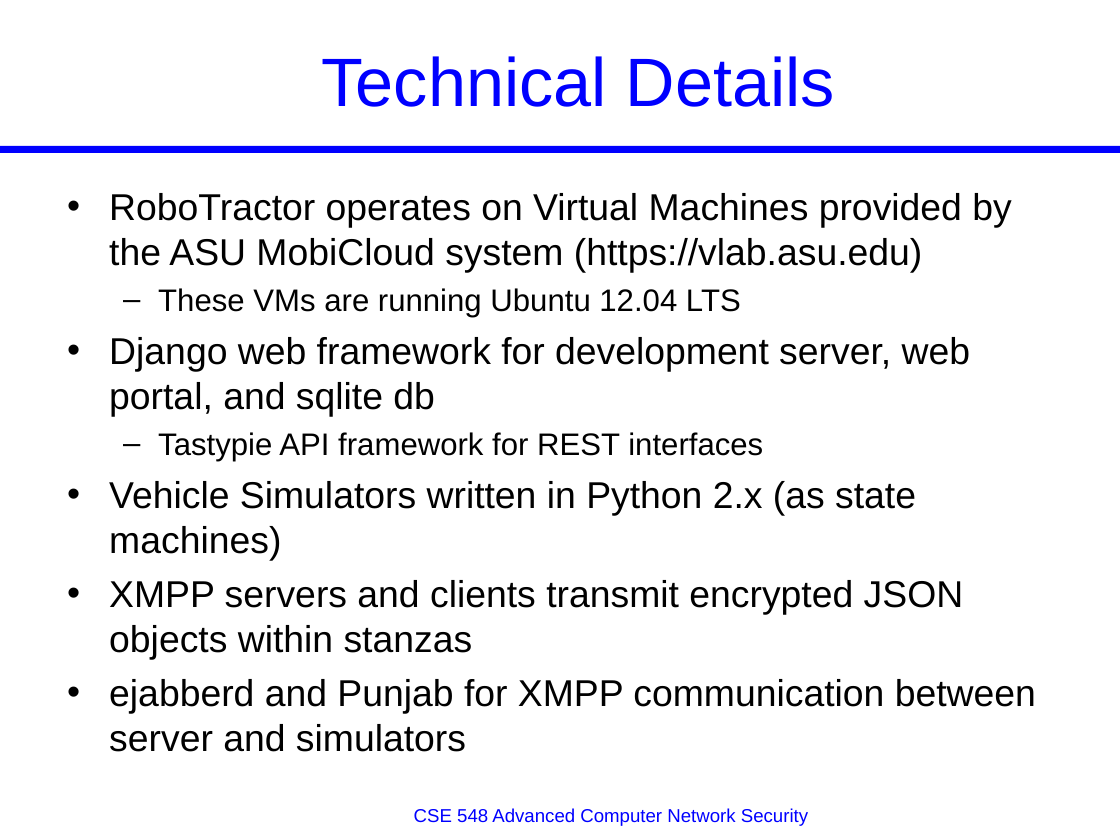
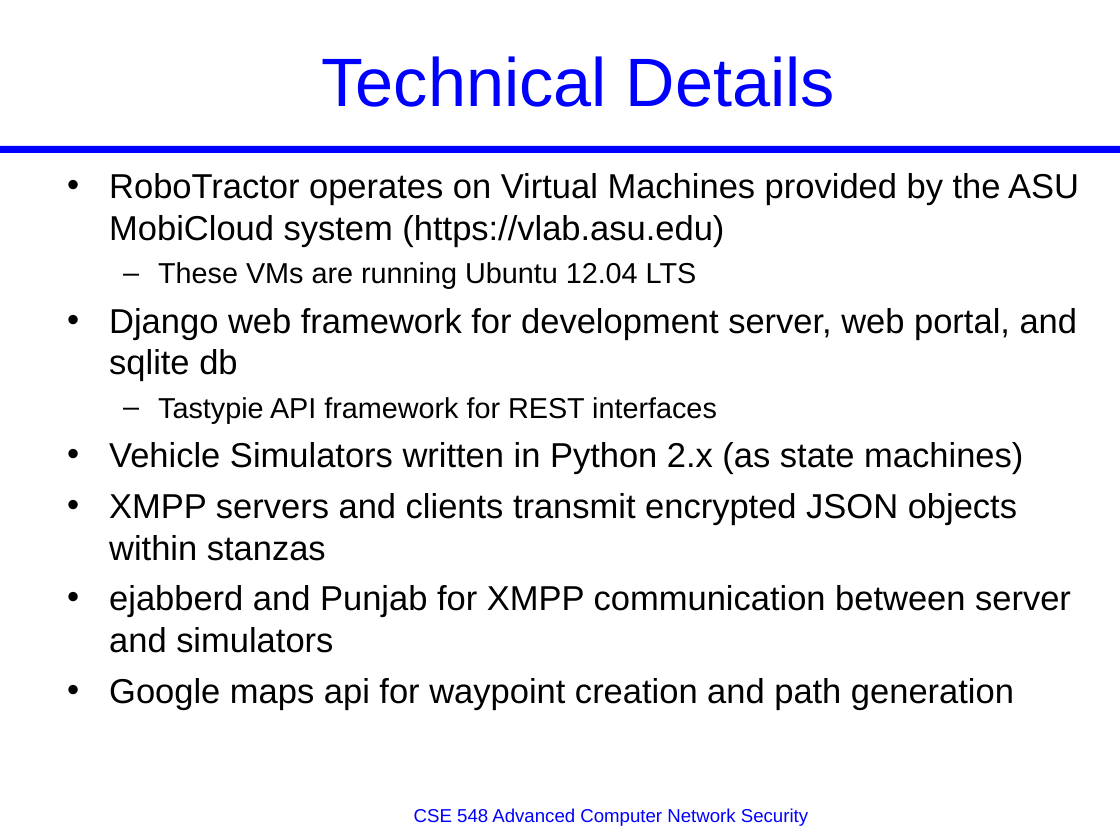
Before and after one commit to JeremyLWright/cse548, a slide deck: slide 4 of midterm/Presentation_Template.ppt. Drawn at 1120x840 pixels with LibreOffice and Linux fonts; fonts in the diff are those of the drawing. Boxes give left, top, right and bottom in pixels: in the first picture for what was removed or moved away, otherwise in the second. Text is boxed around its words. In the diff, an @@ line names an element or a change of style, - is before the commit and + after.

```diff
--- a/midterm/Presentation_Template.ppt
+++ b/midterm/Presentation_Template.ppt
@@ text "RoboTractor operates on Virtual Machines ...": place and size @@
-text "RoboTractor operates on Virtual Machines ..." at (109, 193, 1036, 752)
+text "RoboTractor operates on Virtual Machines ..." at (109, 173, 1079, 710)
@@ text at (109, 173, 1079, 653): size 24 to 22.2 pt in "RoboTractor operates on Virtual Machines provided by ...", "Django web framework for development server, web ...", "Vehicle Simulators written in Python 2.x (as ...", "XMPP servers and clients transmit encrypted JSON ..." and 1 more places; size 20 to 18.5 pt in "These VMs are running Ubuntu 12.04 LTS", "Tastypie API framework for REST interfaces" @@
@@ text at (109, 678, 1014, 710): paragraph added @@
+• Google maps api for waypoint creation and path generation
```
Also in this commit, not shown: 4 other slides changed.
